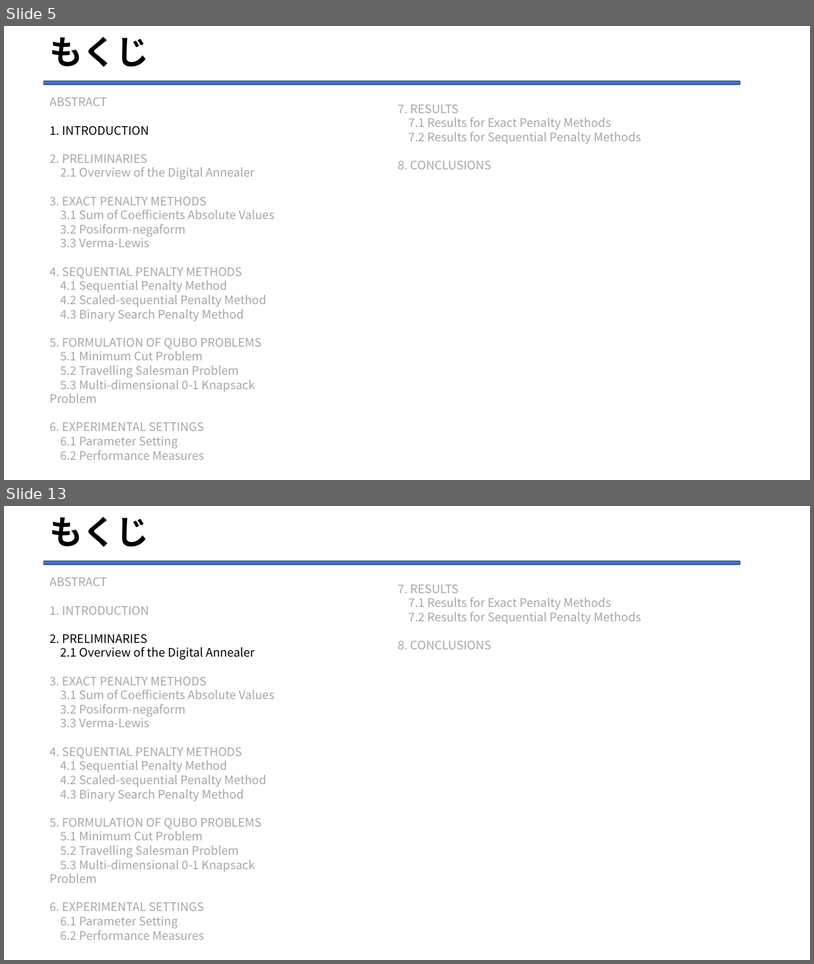
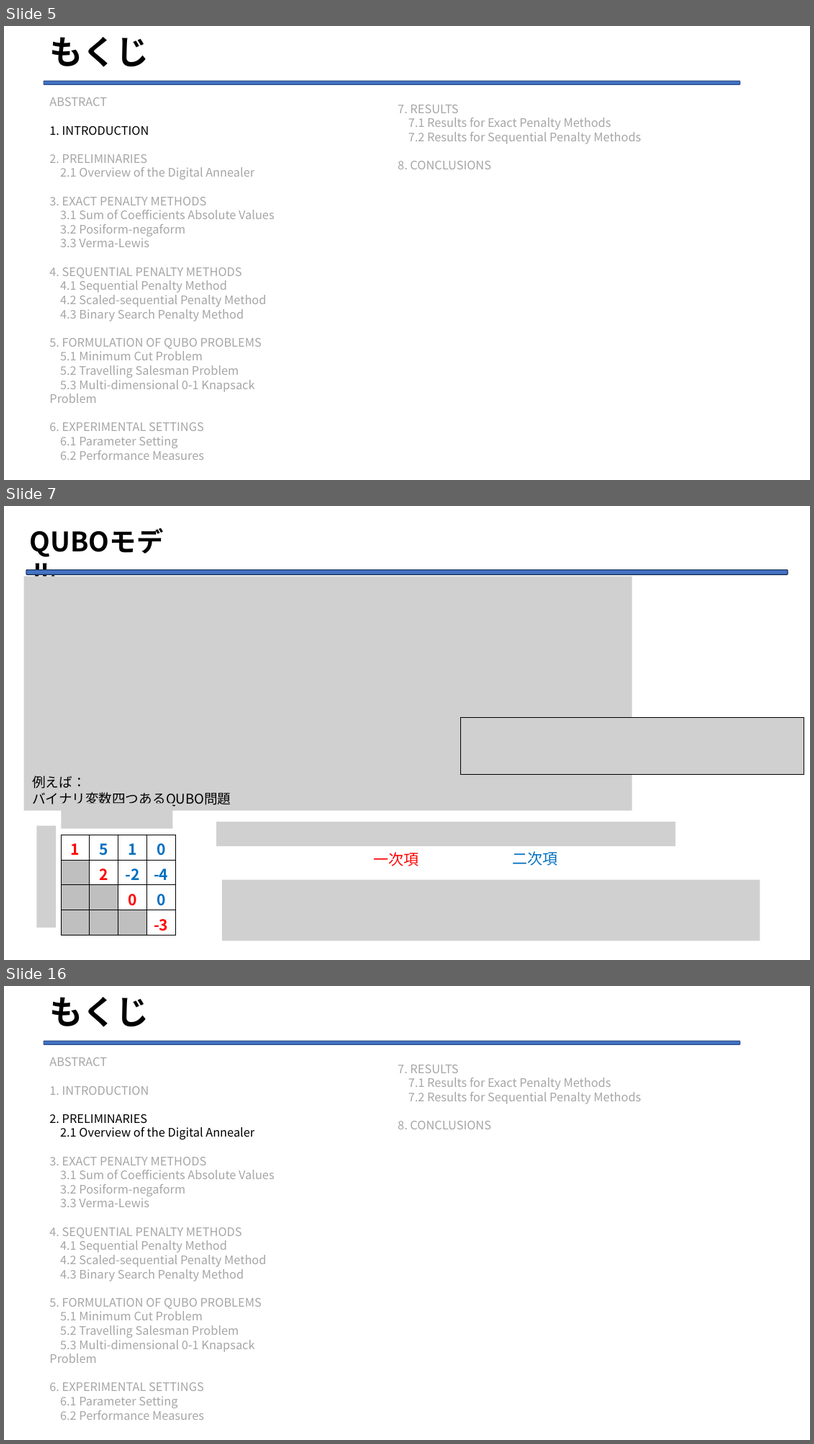
Before and after one commit to Legolas9999/zemi, a slide deck: lcj_ron_zemi2.pptx. Shown one above the other, each under a label of ours: slides 5 and 13 before the commit, slides 5, 7 and 16 after it; the slides between them are not shown. The pictures are 814x964 and 814x1444 pixels, drawn with LibreOffice and Linux fonts; fonts in the diff are those of the drawing; grey boxes stand for pictures. Boxes give left, top, right and bottom in pixels: in the first picture for what was removed or moved away, otherwise in the second. Text is boxed around its words. In the diff, an @@ line names an element or a change of style, - is before the commit and + after.

```diff
--- a/lcj_ron_zemi2.pptx
+++ b/lcj_ron_zemi2.pptx
@@ slide 7 added at box(4, 506, 810, 960), background #FFFFFF @@
@@ text added at box(24, 522, 195, 561), 32 pt, text #000000, bold @@
+QUBOモデル
@@ rounded rectangle added at box(26, 570, 789, 575), fill #4472C4, outline #1E3256 1 pt @@
@@ picture added at box(24, 576, 633, 811) @@
@@ picture added at box(460, 718, 805, 774) @@
@@ text added at box(32, 775, 231, 806), 16 pt, text #000000 @@
+例えば：
+バイナリ変数四つあるQUBO問題
@@ picture added at box(61, 803, 172, 829) @@
@@ picture added at box(36, 826, 56, 927) @@
@@ picture added at box(216, 822, 676, 846) @@
@@ table added at box(61, 834, 175, 934), 4 rows, 4 columns @@
+1 | 5 | 1 | 0
+ | 2 | -2 | -4
+ |  | 0 | 0
+ |  |  | -3
@@ text added at box(512, 851, 558, 865), 18 pt, text #0070C0 @@
+二次項
@@ text added at box(373, 852, 419, 866), 18 pt, text #FF0000 @@
+一次項
@@ picture added at box(222, 879, 761, 940) @@
@@ what was slide 13 is now slide 16 @@
```
Also in this commit, not shown: 8 slides changed, 2 other slides added, 9 other files.
